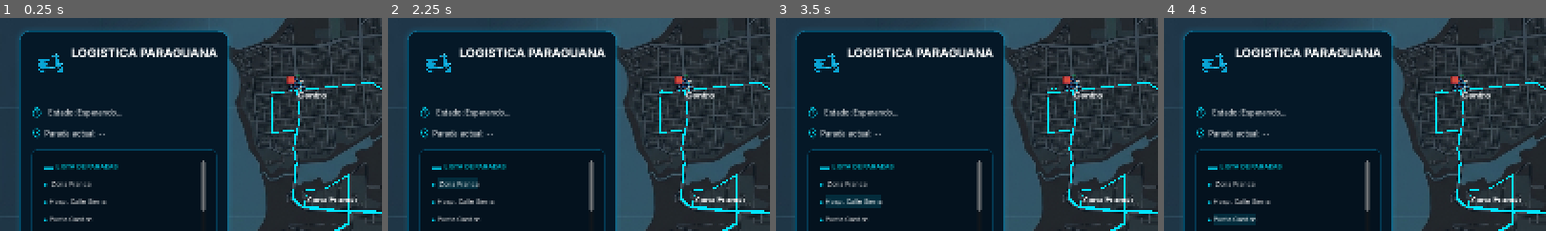
Above: before the commit, frames 1-4 (left to right).
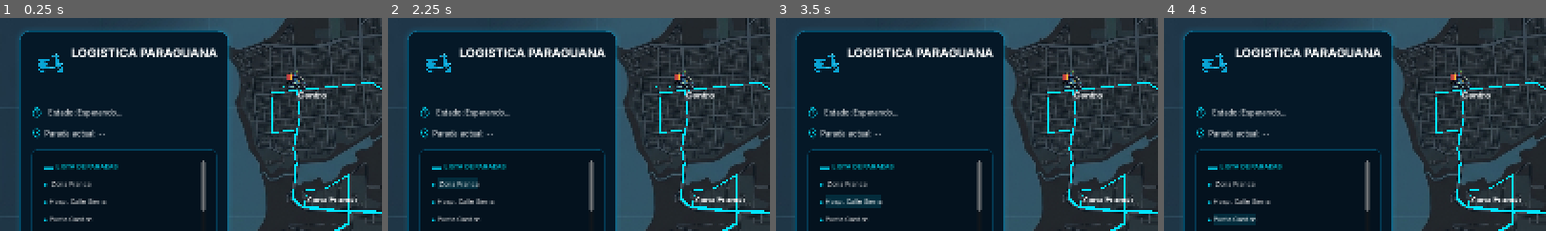
Above: after the commit, the same moments.

Repository: eln3gro245/simulacion
Game: Godot game, scene res://main_simulation.tscn
Same seed, same stepped clock (60 frames per second), same inputs: the game is played once before the commit and once after it.
Inputs:
- Up to frame 1 (0.25 s): no input
- Up to frame 2 (2.25 s): click "▶ INICIAR RECORRIDO" at 0.5 s; click "▶ INICIAR RECORRIDO" at 1.25 s; click "Zona Franca" at 2 s
- Up to frame 3 (3.5 s): click "Hosp. Calle Sierra" at 2.75 s
- Up to frame 4 (4 s): click "Punta Cardon" at 3.5 s
The pictures show only the part of the screen within x 0-50%, y 4-54%; the shares and areas given below are measured in that part.

The runs differ from the first frame. In frame 1, 0.3% of the frame differs, in the area x 74-81%, y 24-35%; in frame 2, 0.3%, in the area x 70-81%, y 24-35%; in frame 3, 0.3%; in frame 4, 0.3%.
Error in both runs: Invalid access to property or key 'ruta_python' on a base object of type 'Nil'. (res://controlador.gd:30)

Commit message:
la moto se mueve y bien

Diff:
--- a/godot/simulacion-delivery-g/controlador.gd
+++ b/godot/simulacion-delivery-g/controlador.gd
@@ -32,7 +32,7 @@
 
 #aqui es donde se ejecutaria el movimiento de la moto
 func _process(delta: float) -> void:
-	if not viajando or coordenadas.size() == 0:
+	if not viajando or coordenadas.size() == 0 or indice_actual >= coordenadas.size():
 		return
 
 	#verificamos donde estamos dentro de la esena
@@ -57,7 +57,7 @@
 		ConexionPython.enviar_json(reporte)
 		print("python necesitamos hablar 💀")
 
-		#axtualizamos el indice
+		#actualizamos el indice
 		indice_actual += 1
 
 #aqui es donde vamos a manejar los evento que puedan sucerder
@@ -107,9 +107,10 @@
 		if nodo_actual != null:
 			print("las ruta estan guardadas rey")
 			#ahora lo guardamos dentro de nuestras coordenadas
-			coordenadas.append(nodo_actual.position)
+			coordenadas.append(nodo_actual.global_position)
 		else:
 			print("verga rey no consegui los nodos 😭")
+			print("❌ FALLO: El nodo '", nombre_sector, "' no existe en Entidades_Simulacion.")
 
 	#una vez tengamos todo podemos iniciar le movimiento
 	if coordenadas.size() > 0:
--- a/godot/simulacion-delivery-g/main_simulation.tscn
+++ b/godot/simulacion-delivery-g/main_simulation.tscn
@@ -136,10 +136,10 @@
 theme_override_font_sizes/font_size = 18
 text = "La Puerta"
 
-[node name="El_Sabino" type="Marker2D" parent="Entidades_Simulacion" unique_id=184857622]
+[node name="Distribuidor_El_Sabino" type="Marker2D" parent="Entidades_Simulacion" unique_id=184857622]
 position = Vector2(648, 516)
 
-[node name="Label" type="Label" parent="Entidades_Simulacion/El_Sabino" unique_id=204432134]
+[node name="Label" type="Label" parent="Entidades_Simulacion/Distribuidor_El_Sabino" unique_id=204432134]
 offset_right = 40.0
 offset_bottom = 25.0
 theme_override_font_sizes/font_size = 18
@@ -174,10 +174,10 @@
 theme_override_font_sizes/font_size = 18
 text = "Comunidad Cardon"
 
-[node name="Hosp_Calle_Sierra" type="Marker2D" parent="Entidades_Simulacion" unique_id=263694863]
+[node name="Hospital_Calle_Sierra" type="Marker2D" parent="Entidades_Simulacion" unique_id=263694863]
 position = Vector2(1081, 127)
 
-[node name="Label" type="Label" parent="Entidades_Simulacion/Hosp_Calle_Sierra" unique_id=28673193]
+[node name="Label" type="Label" parent="Entidades_Simulacion/Hospital_Calle_Sierra" unique_id=28673193]
 offset_right = 40.0
 offset_bottom = 25.0
 theme_override_font_sizes/font_size = 18
@@ -194,4 +194,4 @@
 offset_bottom = 40.0
 
 [node name="Moto" parent="ContenedorMoto" unique_id=1323727844 instance=ExtResource("2_41m6i")]
-position = Vector2(125, -234)
+position = Vector2(123, -240)
Not shown, changed: mapa_grafos.py
